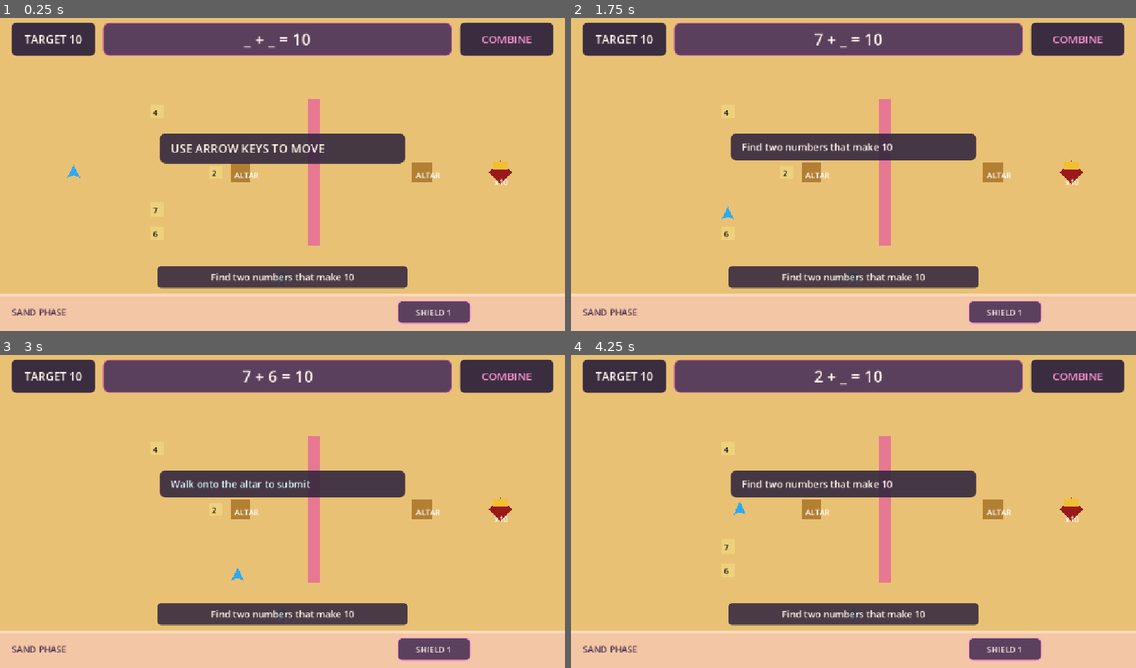
Above: before the commit, frames 1-4 (two rows, left to right).
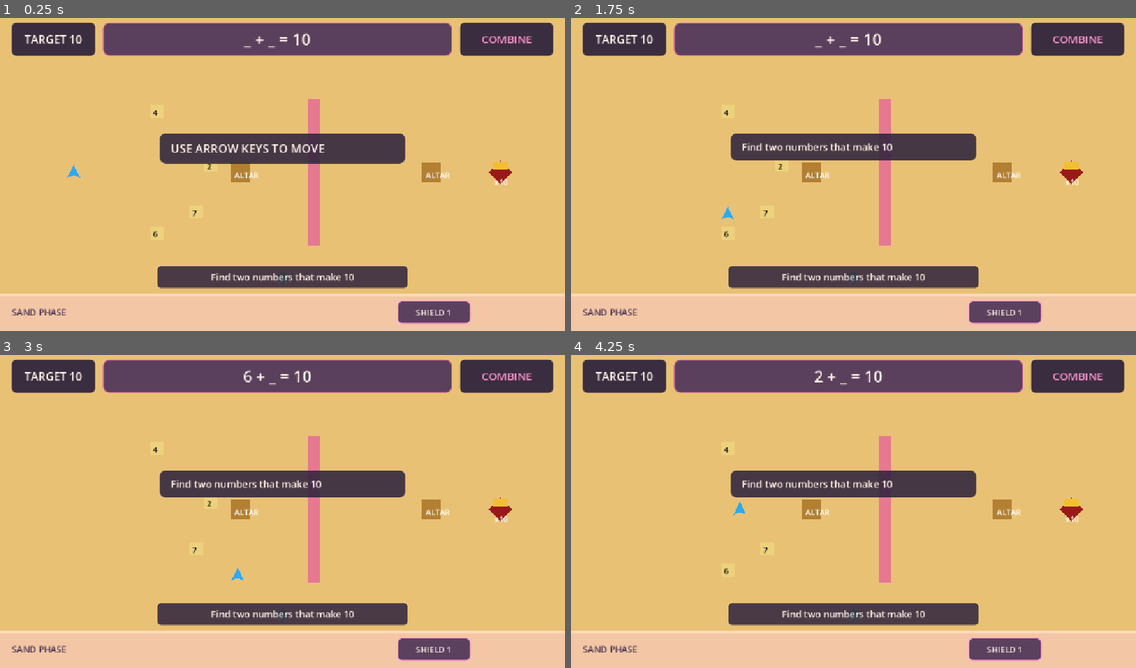
Above: after the commit, the same moments.

Repository: rinata-abdurakhimova/game-divers-slayy
Game: Godot game, scene res://scenes/main/Main.tscn
Two runs of this game, one before a commit and one after it. Both use one fixed random seed, a clock stepped at 60 frames per second and the inputs below.
Inputs:
- Up to frame 1 (0.25 s): no input
- Up to frame 2 (1.75 s): tap Enter at 0.5 s; hold Right (move_right) 0.53-1.28 s; hold Space (action) 0.53-1.28 s; hold Down (move_down) from 1.28 s (still down); tap Space (action) at 1.35 s
- Up to frame 3 (3 s): release Down (move_down) at 2.03 s; hold Right (move_right) 2.03-2.78 s; hold Space (action) 2.03-2.78 s; hold Up (move_up) from 2.78 s (still down); tap Space (action) at 2.85 s
- Up to frame 4 (4.25 s): tap R (restart) at 3.5 s; release Up (move_up) at 3.53 s; hold Left (move_left) from 3.53 s (still down); hold Space (action) from 3.53 s (still down)

The runs differ from the first frame. In frame 1, 0.3% of the frame differs, in the area x 27-80%, y 46-64%; in frame 2, 0.4%; in frame 3, 0.9%, in the area x 30-80%, y 4-64%; in frame 4, 0.3%.

Commit message:
feat: gate opens before tide, updated operand positions for clear route

Diff:
--- a/scenes/world/Level_01.tscn
+++ b/scenes/world/Level_01.tscn
@@ -48,10 +48,10 @@
 position = Vector2(320, 448)
 
 [node name="Spawn_2" type="Marker2D" parent="Navigation/LandOperandSpawns"]
-position = Vector2(440, 324)
+position = Vector2(430, 310)
 
 [node name="Spawn_7" type="Marker2D" parent="Navigation/LandOperandSpawns"]
-position = Vector2(320, 400)
+position = Vector2(400, 405)
 
 [node name="WaterOperandSpawns" type="Node2D" parent="Navigation"]
 position = Vector2(0, 0)
@@ -60,19 +60,19 @@
 position = Vector2(720, 260)
 
 [node name="Spawn_4" type="Marker2D" parent="Navigation/WaterOperandSpawns"]
-position = Vector2(760, 450)
+position = Vector2(790, 445)
 
 [node name="Spawn_8" type="Marker2D" parent="Navigation/WaterOperandSpawns"]
-position = Vector2(800, 340)
+position = Vector2(830, 330)
 
 [node name="Spawn_3" type="Marker2D" parent="Navigation/WaterOperandSpawns"]
-position = Vector2(870, 280)
+position = Vector2(760, 360)
 
 [node name="LandAltarSpawn" type="Marker2D" parent="Navigation"]
 position = Vector2(490, 324)
 
 [node name="WaterAltarSpawn" type="Marker2D" parent="Navigation"]
-position = Vector2(860, 324)
+position = Vector2(880, 324)
 
 [node name="Actors" type="Node2D" parent="."]
 
@@ -91,7 +91,7 @@
 phase = 0
 
 [node name="WaterAltar" parent="Interactions" instance=ExtResource("5")]
-position = Vector2(860, 324)
+position = Vector2(880, 324)
 phase = 2
 
 [node name="ResetShell" parent="Interactions" instance=ExtResource("6")]
--- a/scripts/world/Level01Controller.gd
+++ b/scripts/world/Level01Controller.gd
@@ -42,6 +42,8 @@
 	var current_phase: int = gs.get("phase")
 	match current_phase:
 		GameRules.Phase.LAND:
+			_open_gate()
+			await get_tree().create_timer(0.3).timeout
 			_start_tide_transition()
 
 
@@ -52,6 +54,12 @@
 	var current_phase: int = gs.get("phase")
 	if GameRules.is_submission_phase(current_phase):
 		_spawn_operands_for_phase(current_phase)
+
+
+func _open_gate() -> void:
+	var coral_gate: Node = get_node_or_null(coral_gate_path)
+	if coral_gate != null and coral_gate.has_method(&"open"):
+		coral_gate.open()
 
 
 func _start_tide_transition() -> void:
@@ -71,10 +79,6 @@
 	GameEvents.tide_started.emit()
 
 	await get_tree().create_timer(GameRules.TIDE_TRANSITION_SECONDS).timeout
-
-	var coral_gate: Node = get_node_or_null(coral_gate_path)
-	if coral_gate != null and coral_gate.has_method(&"open"):
-		coral_gate.open()
 
 	_spawn_operands_for_phase(GameRules.Phase.WATER)
 
--- a/scripts/world/interactions/CoralGate.gd
+++ b/scripts/world/interactions/CoralGate.gd
@@ -9,6 +9,7 @@
 		return
 	is_open = true
 	$CollisionShape2D.set_deferred(&"disabled", true)
+	$Visual.color = Color(0.3, 0.8, 0.5, 0.3)
 
 
 func close() -> void:
